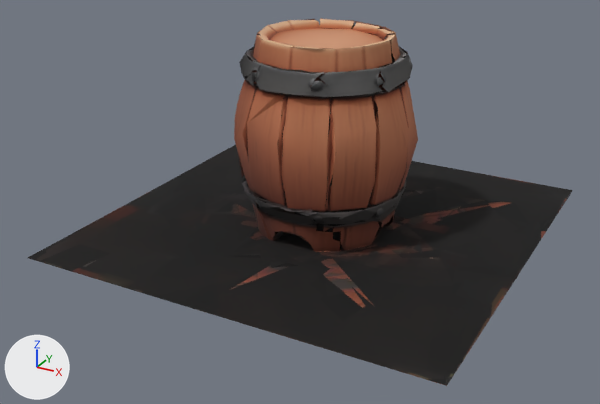
The FBX model Assets/Generated/barrel.fbx as it was, and as the next commit left it.
Rendered twice from a 50 mm lens placed at (0.856, -1.679, 0.889), pointed at (-0.021, -0.085, 0.092). The lights are fixed; the arrows at lower left show +X, +Y and +Z. The first picture is the older version. Vertices at exactly the same position are counted once.

The older version as bpy lines, for what is in view:
```python
me_mesh_0_330 = bpy.data.meshes.new('Mesh_0.330')
me_mesh_0_330.from_pydata(...)  # 1783 vertices, 1600 faces; spans x -0.502..0.502, y -0.5..0.5, z -0.004..0.485
me_mesh_0_330.materials.append(mat_material_0)  # picture img_image_0
ob_barrel = bpy.data.objects.new('barrel', me_mesh_0_330)
ob_barrel.location = (0.0, 0.0, 0.0)
```
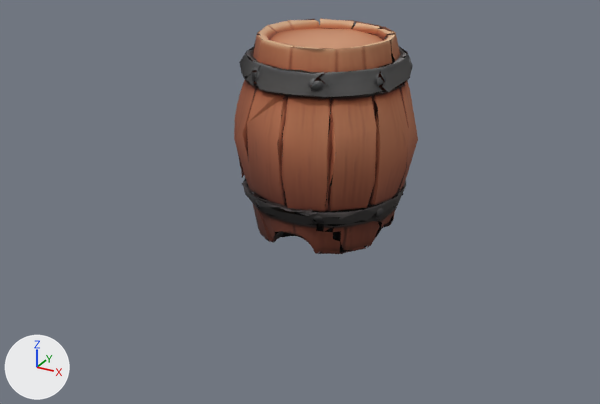
Where the change shows, as pixel boxes [x1, y1, x2, y2] in the pictures (600 x 404 px):
'barrel', reshaped (66% narrower, 36% shorter)
    before: [28, 18, 573, 386]
    after: [234, 18, 418, 254]
part 1 of me_mesh_0_330, deleted
    before: [28, 173, 572, 385]
part 2 of me_mesh_0_330, deleted
    before: [29, 145, 573, 384]
part 3 of me_mesh_0_330, deleted
    before: [29, 192, 570, 385]
part 4 of me_mesh_0_330, deleted
    before: [30, 166, 557, 386]

Diff of the bpy script that builds the scene:
```diff
--- a/Assets/Generated/barrel.fbx.py
+++ b/Assets/Generated/barrel.fbx.py
@@ me_mesh_0_330 @@
 # used by ob_barrel; location = (0.0, 0.0, 0.0)
-me_mesh_0_330.from_pydata(...)  # 1783 vertices, 1600 faces; spans x -0.502..0.502, y -0.5..0.5, z -0.004..0.485
+me_mesh_0_330.from_pydata(...)  # 1388 vertices, 1233 faces; spans x -0.215..0.219, y -0.215..0.216, z 0.001..0.485
+# me_mesh_0_330 part 1: the loose piece of 128 vertices spanning x -0.5..0.5, y -0.5..0.5, z 0.002..0.025 is deleted
+# me_mesh_0_330 part 2: the loose piece of 102 vertices spanning x -0.502..0.502, y -0.5..0.5, z 0.011..0.012 is deleted
+# me_mesh_0_330 part 3: the loose piece of 70 vertices spanning x -0.5..0.5, y -0.5..0.5, z -0.004..0.014 is deleted
+# me_mesh_0_330 part 4: the loose piece of 30 vertices spanning x -0.5..0.5, y -0.5..0.5, z 0.011..0.012 is deleted
+# other edits to the shape of me_mesh_0_330 do not show in these pictures
 me_mesh_0_330.materials.append(mat_material_0)
```
